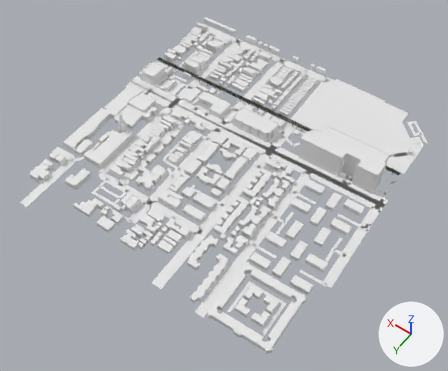
What one commit did to the glTF model app/public/world/tiles/-3_-7.glb.
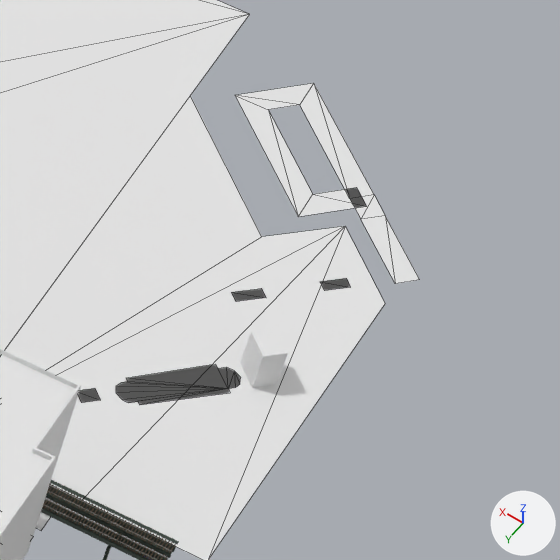
The first picture shows the older version from a 50 mm lens placed at (-1633.0, 3826.0, 787.0), pointed at (-1269.0, 3317.0, -13.0). The close-ups show the older and then the newer version on the part from 85% to 99% of the width and 30% to 47% of the height of that picture. Only the edits that show in the close-ups are written down. Arrows for +X, +Y and +Z are at lower right; the lights stay in place. The close-ups show mesh edges as thin lines. Where no turn or scale is listed for an object, it has been applied to the vertices. Vertices at exactly the same position are counted once.

Script lines for the objects in view, before the commit:
```python
me_buildings = bpy.data.meshes.new('buildings')
me_buildings.from_pydata(...)  # 4970 vertices, 7217 faces; spans x -247.0..247.0, y -264.0..264.0, z -27.0..27.0
me_ground = bpy.data.meshes.new('ground')
me_ground.from_pydata(...)  # 1057 vertices, 846 faces; spans x -258.0..258.0, y -271.0..271.0, z 0.0
me_transit = bpy.data.meshes.new('transit')
me_transit.from_pydata(...)  # 4485 vertices, 7814 faces; spans x -249.0..249.0, y -8.0..8.0, z -4.0..4.0
me_transit.materials.append(mat_defaultmaterial)
ob_buildings = bpy.data.objects.new('buildings', me_buildings)
ob_buildings.location = (-1245.2, 3262.6, 26.7)
ob_ground = bpy.data.objects.new('ground', me_ground)
ob_ground.location = (-1249.2, 3270.6, 0.1)
ob_transit = bpy.data.objects.new('transit', me_transit)
ob_transit.location = (-1246.0, 3149.7, 3.6)
# also in view: 'ties' at (-1246.0, 3150.0, 7.0)
```
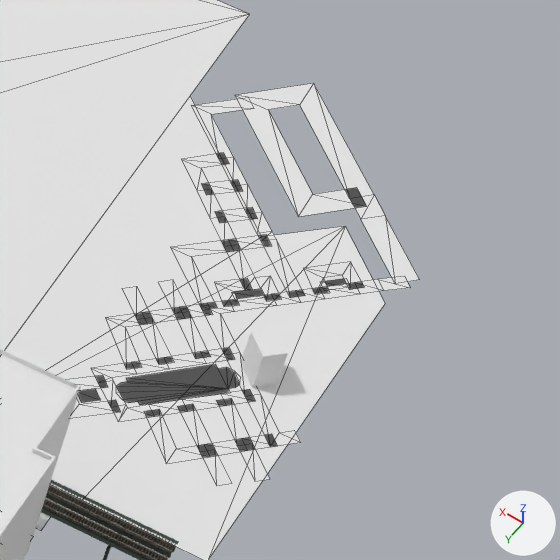
Where the change shows, as pixel boxes (x1, y1, x2, y2) in the close-ups (560 x 560 px):
part 1 of me_ground, added: after (215, 208, 257, 223)
part 2 of me_ground, added: after (203, 180, 243, 195)
part 3 of me_ground, added: after (179, 404, 231, 486)
part 4 of me_ground, built on: before (233, 278, 350, 301); after (70, 99, 410, 481)

The change in detail:
me_ground is used by ob_ground; location (-1249.2, 3270.6, 0.1).
me_ground had 1057 vertices, 846 faces and spanned x -258.0..258.0, y -271.0..271.0, z 0.0.
me_ground now has 1612 vertices, 1267 faces and spans x -258.0..258.0, y -271.0..271.0, z 0.0.
me_ground part 1: the loose piece of 4 vertices spanning x -232.0..-226.0, y -201.0..-195.0, z 0.0 is copied, and the copy is moved by (11.0, -17.0, 0.0); it spans x -222.0..-214.0, y -219.0..-212.0, z 0.0.
me_ground part 2: the loose piece of 4 vertices spanning x -232.0..-226.0, y -201.0..-195.0, z 0.0 is copied, and the copy is moved by (16.0, -23.0, 0.0); it spans x -216.0..-209.0, y -224.0..-217.0, z 0.0.
me_ground part 3: the loose piece of 6 vertices spanning x -232.0..-225.0, y 33.0..82.0, z 0.0 is copied, and the copy is turned 45 degrees about the z axis through its middle and scaled by 0.41, then moved by (-10.0, -216.0, 0.0); it spans x -246.0..-230.0, y -167.0..-151.0, z 0.0.
me_ground part 4: 2 vertices moved within x -244.0..-232.0, y -211.0..-199.0, z 0.0; 157 vertices added at x -253.0..-49.0, y -266.0..-150.0, z 0.0.
Other edits to the shape of me_ground do not show in these pictures.
